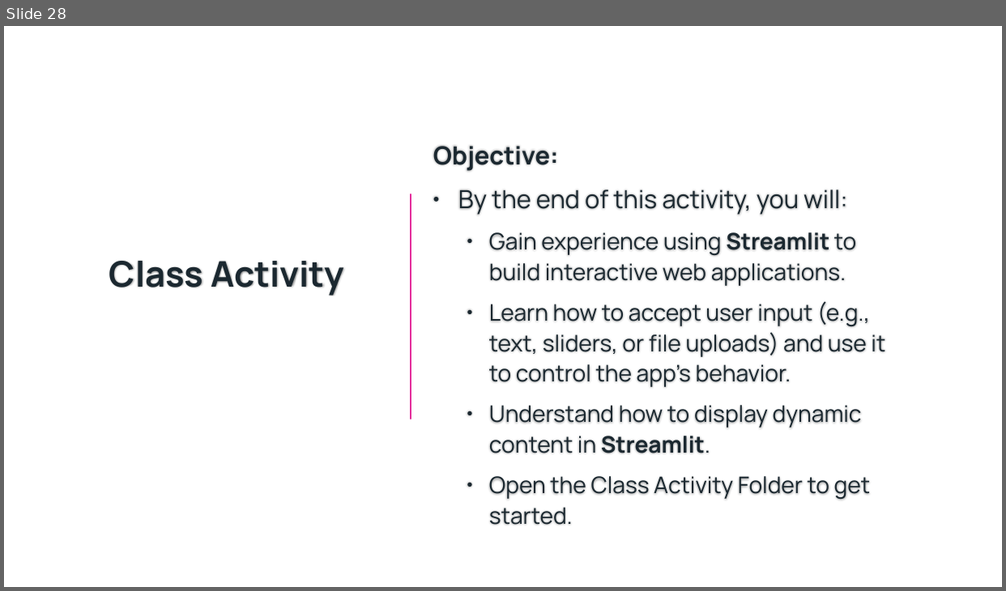
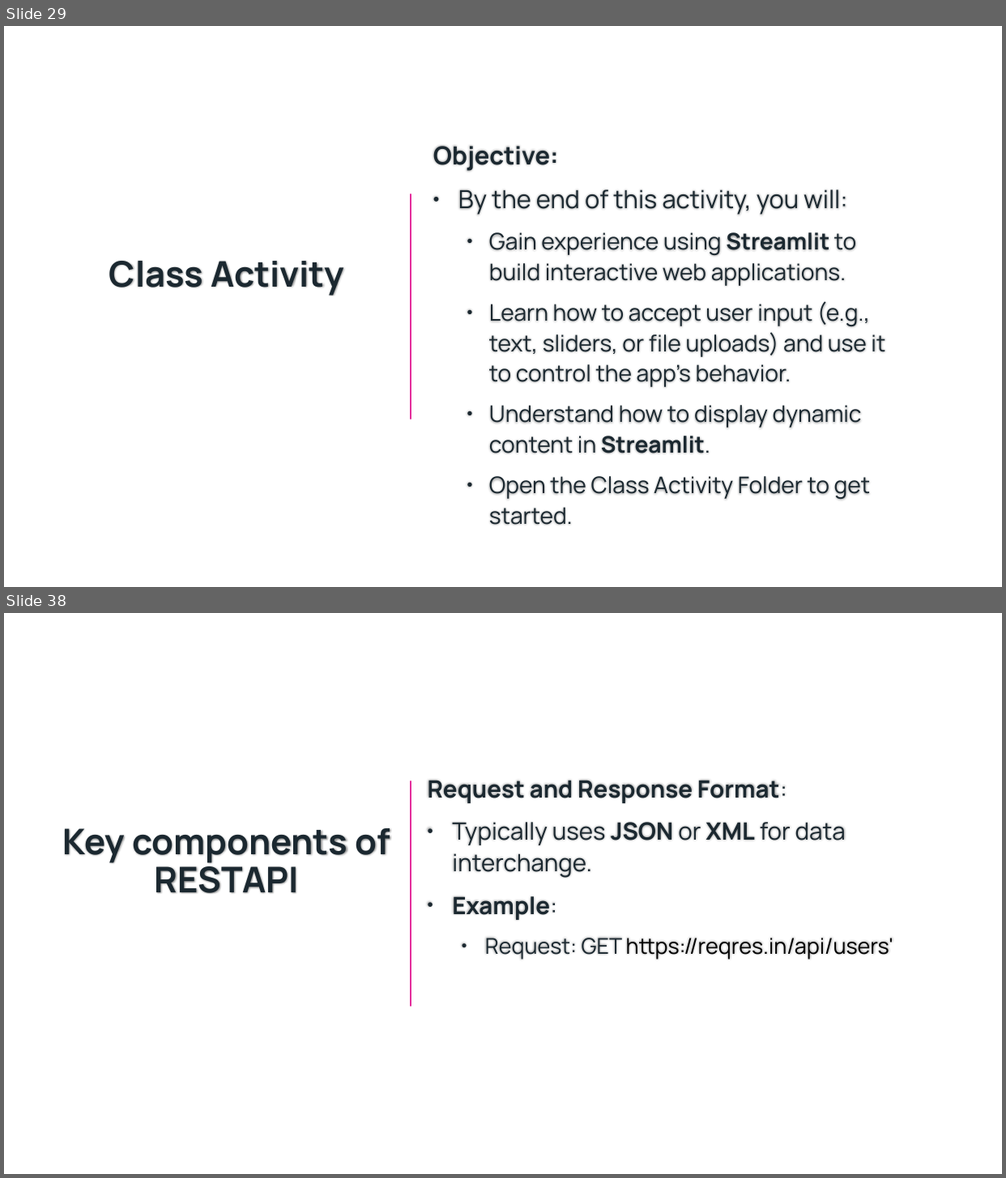
Before and after one commit to Bradford-College/Desigining-User-Interfaces-and-Working-with-Databases, a slide deck: lessonslide.pptx. Shown one above the other, each under a label of ours: slide 28 before the commit, slides 29 and 38 after it; the slides between them are not shown. The pictures are 1006x591 and 1006x1178 pixels, drawn with LibreOffice and Linux fonts; fonts in the diff are those of the drawing; background and template pictures are left out. Boxes give left, top, right and bottom in pixels: in the first picture for what was removed or moved away, otherwise in the second. Text is boxed around its words. In the diff, an @@ line names an element or a change of style, - is before the commit and + after.

Commit message:
Add API request and database connection code

```diff
--- a/lessonslide.pptx
+++ b/lessonslide.pptx
@@ slide 38 added at [4,613,1002,1174], background picture (left out) @@
@@ line added from (411, 781) to (411, 1006), #E32D9B 1.5 pt @@
@@ text added at [428,780,893,960], 23 pt, text #1B2830 @@
+Request and Response Format:
+• Typically uses JSON or XML for data interchange.
+• Example:
+  • Request: GET https://reqres.in/api/users'
@@ title added at [63,828,390,894], 34 pt, text #1B2830, bold @@
+Key components of RESTAPI
@@ what was slide 28 is now slide 29 @@
```
Also in this commit, not shown: 10 other slides added, 4 other files.
